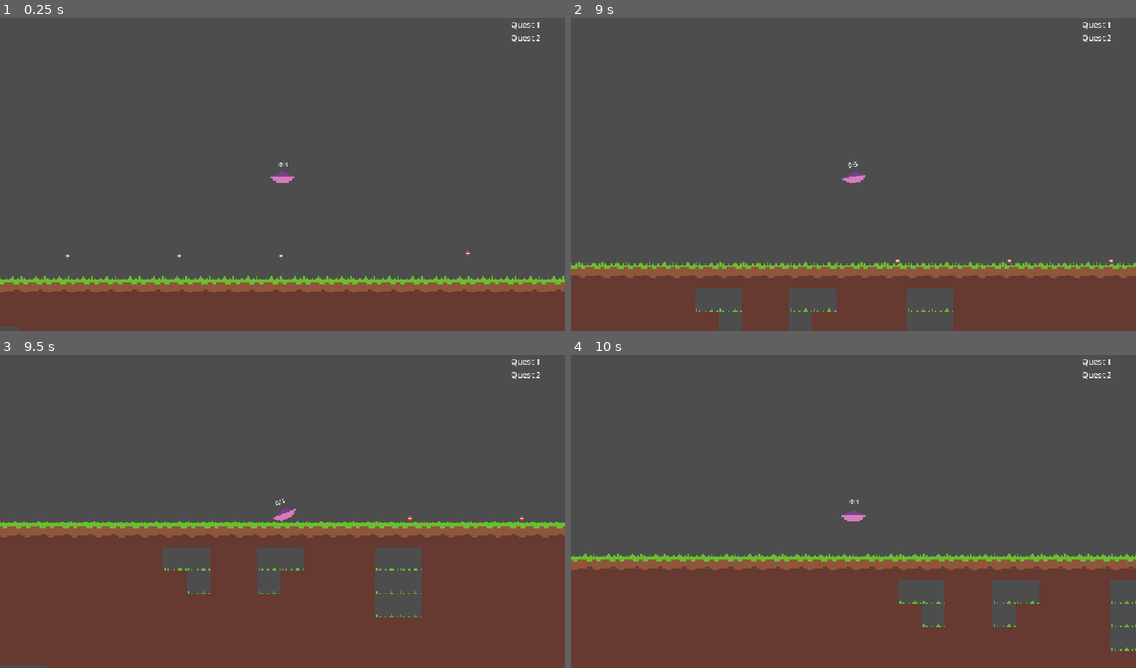
Above: before the commit, frames 1-4 (two rows, left to right).
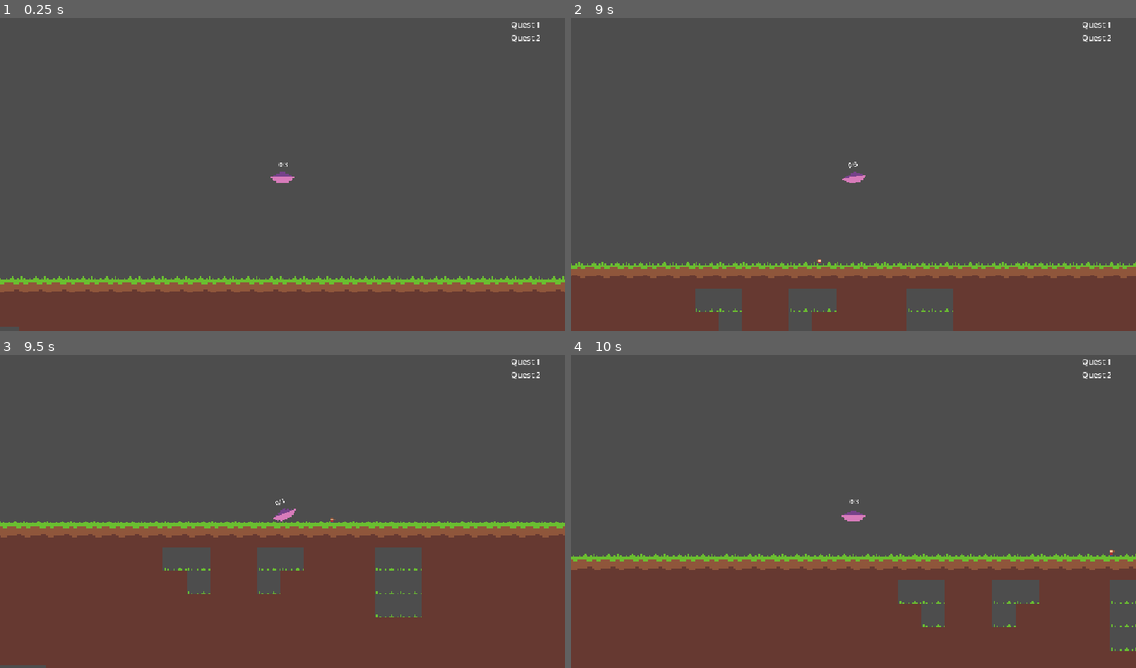
Above: after the commit, the same moments.

Repository: levilindsey/ld58
Game: Godot game, scene res://src/core/main.tscn
Same seed, same stepped clock (60 frames per second), same inputs: the game is played once before the commit and once after it.
Inputs:
- Up to frame 1 (0.25 s): no input
- Up to frame 2 (9 s): tap Enter at 0.5, 5 s; hold Right (ui_right) 0.53-1.28 s; tap P every 1.5 s from 0.6 to 8.1 s; tap Space (ui_select) at 0.77, 1.52, 3.02, 3.77, 4.25, 4.52, 6.02, 6.77, 7.52, 8 s; hold Down (ui_down) 1.28-2.03 s; tap O every 1.5 s from 1.35 to 8.85 s; hold Right (ui_right) 2.03-2.78 s; hold Up (ui_up) 2.78-3.53 s; hold Left (ui_left) 3.53-5.03 s; hold Down (ui_down) 5.03-5.78 s; hold Right (ui_right) 5.78-6.53 s; hold Up (ui_up) 6.53-7.28 s; hold Right (ui_right) 7.28-8.03 s; hold Down (ui_down) 8.03-8.78 s; hold Left (ui_left) from 8.78 s (still down)
- Up to frame 3 (9.5 s): keep holding Left (ui_left); tap Space (ui_select) at 9.02 s
- Up to frame 4 (10 s): release Left (ui_left) at 9.53 s; hold Up (ui_up) from 9.53 s (still down); tap P at 9.6 s; tap Space (ui_select) at 9.77 s

The runs differ from the first frame. In frame 1, less than 0.1% of the frame differs, in the area x 11-84%, y 74-78%; in frame 2, less than 0.1%; in frame 3, less than 0.1%; in frame 4, less than 0.1%.
Error in both runs: Cannot call method 'get_texture' on a null value. (res://src/core/utils.gd:451)

Commit message:
Add simple spawning class
Current behavior: spawn one farmer every second somewhere in the level

Diff:
--- a/settings.tres
+++ b/settings.tres
@@ -1,6 +1,8 @@
-[gd_resource type="Resource" script_class="Settings" load_steps=2 format=3 uid="uid://dv60bmaw1pdx6"]
+[gd_resource type="Resource" script_class="Settings" load_steps=3 format=3 uid="uid://dv60bmaw1pdx6"]
 
 [ext_resource type="Script" uid="uid://cqomr88ncj2d3" path="res://src/core/settings.gd" id="1_krfic"]
+[ext_resource type="PackedScene" uid="uid://dxb3ayi4re60" path="res://src/enemy/pedestrian.tscn" id="1_w7hap"]
 
 [resource]
 script = ExtResource("1_krfic")
+farmer_scene = ExtResource("1_w7hap")
--- a/src/core/game_panel.gd
+++ b/src/core/game_panel.gd
@@ -15,6 +15,7 @@
 var combined_level_chunk_bounds: Rect2
 
 var is_shifting_chunks := false
+var enemy_spawner : EnemySpawner
 
 
 func _ready() -> void:
@@ -43,6 +44,9 @@
     _update_bounds()
 
     is_shifting_chunks = false
+
+    enemy_spawner = EnemySpawner.new()
+    add_child(enemy_spawner)
 
 
 func _physics_process(_delta: float) -> void:
--- a/src/core/game_panel.tscn
+++ b/src/core/game_panel.tscn
@@ -1,14 +1,16 @@
-[gd_scene load_steps=7 format=3 uid="uid://luccssf71n0"]
+[gd_scene load_steps=6 format=3 uid="uid://luccssf71n0"]
 
 [ext_resource type="Script" uid="uid://b0biq0wqtvk5e" path="res://src/core/game_panel.gd" id="1_lii62"]
 [ext_resource type="PackedScene" uid="uid://c7or8277wryhs" path="res://src/level/level_chunk_a.tscn" id="2_6i81m"]
 [ext_resource type="PackedScene" uid="uid://cn6hdqmmufnvr" path="res://src/player/player.tscn" id="3_0qy1w"]
-[ext_resource type="PackedScene" uid="uid://dxb3ayi4re60" path="res://src/enemy/pedestrian.tscn" id="4_n7c0l"]
 [ext_resource type="PackedScene" uid="uid://blghjbgd7fmpk" path="res://src/level/level_chunk_b.tscn" id="5_v30hu"]
 [ext_resource type="PackedScene" uid="uid://cu4clq6l16j20" path="res://src/level/level_chunk_c.tscn" id="6_rcpjb"]
 
 [node name="GamePanel" type="Node2D"]
 script = ExtResource("1_lii62")
+
+[node name="Player" parent="." instance=ExtResource("3_0qy1w")]
+position = Vector2(355, -73)
 
 [node name="LevelChunkA" parent="." instance=ExtResource("2_6i81m")]
 unique_name_in_owner = true
@@ -18,18 +20,3 @@
 
 [node name="LevelChunkC" parent="." instance=ExtResource("6_rcpjb")]
 unique_name_in_owner = true
-
-[node name="Player" parent="." instance=ExtResource("3_0qy1w")]
-position = Vector2(355, -73)
-
-[node name="Pedestrian" parent="." instance=ExtResource("4_n7c0l")]
-position = Vector2(209, -42)
-
-[node name="Pedestrian2" parent="." instance=ExtResource("4_n7c0l")]
-position = Vector2(481, -44)
-
-[node name="Pedestrian3" parent="." instance=ExtResource("4_n7c0l")]
-position = Vector2(354, -42)
-
-[node name="Pedestrian4" parent="." instance=ExtResource("4_n7c0l")]
-position = Vector2(285, -42)
--- a/src/core/settings.gd
+++ b/src/core/settings.gd
@@ -12,4 +12,14 @@
 
 @export var show_hud := true
 
+@export var farmer_scene : PackedScene
+
+func getEnemyScene(enemyType: Enemy.Type):
+    match enemyType:
+        Enemy.Type.FARMER:
+            return farmer_scene.instantiate()
+        _:
+            G.utils.ensure(false)
+            return
+
 # TODO: Configure initial screen/level to open.
--- /dev/null
+++ b/src/level/enemy_spawner.gd
@@ -0,0 +1,42 @@
+class_name  EnemySpawner extends Node
+
+const LEVEL_EDGE_MARGIN = 100
+var mostRecentSpawnTime
+var spawnRateSeconds = 1
+
+
+func _ready() -> void:
+    mostRecentSpawnTime = Time.get_ticks_msec() / 1000.0
+    # spawn 1 farmer to start
+    spawn_enemy(Enemy.Type.FARMER)
+    return
+
+func _physics_process(delta: float) -> void:
+    var currentTime = Time.get_ticks_msec() / 1000.0
+    if currentTime - mostRecentSpawnTime > spawnRateSeconds:
+        spawn_enemy(Enemy.Type.FARMER)
+        mostRecentSpawnTime = currentTime
+
+func spawn_enemy(enemyType: Enemy.Type):
+    var enemy = G.settings.getEnemyScene(enemyType)
+    # always spawn player the opposite way of players direction
+    enemy.position.y = 0
+    var rng = RandomNumberGenerator.new()
+    var level_left = G.game_panel.combined_level_chunk_bounds.position.x + LEVEL_EDGE_MARGIN
+    var level_right = G.game_panel.combined_level_chunk_bounds.end.x - LEVEL_EDGE_MARGIN
+    var random_x_position = rng.randi_range(level_left, level_right)
+
+    var camera_width = get_viewport().size.x / get_viewport().get_camera_2d().zoom.x
+    var no_spawn_width = camera_width / 2 + 50
+
+    # If the random spawn position is inside of the viewport then bump it outside.
+    if random_x_position > G.player.position.x - no_spawn_width and random_x_position <  G.player.position.x + no_spawn_width:
+        if random_x_position < G.player.position.x:
+            random_x_position -= camera_width
+        else:
+            random_x_position += camera_width
+
+    enemy.position.x = int(random_x_position)
+    # randomize starting direction
+    enemy.is_facing_right = int(random_x_position) % 2 == 0
+    G.game_panel.add_child(enemy)
--- a/src/player/player.tscn
+++ b/src/player/player.tscn
@@ -46,7 +46,8 @@
 frame = 1
 frame_progress = 0.78332496
 
-[node name="Camera2D" type="Camera2D" parent="."]
+[node name="PlayerCamera" type="Camera2D" parent="."]
+unique_name_in_owner = true
 zoom = Vector2(3, 3)
 
 [node name="TractorBeam" type="Node2D" parent="."]
Not shown, added: src/level/enemy_spawner.gd.uid
